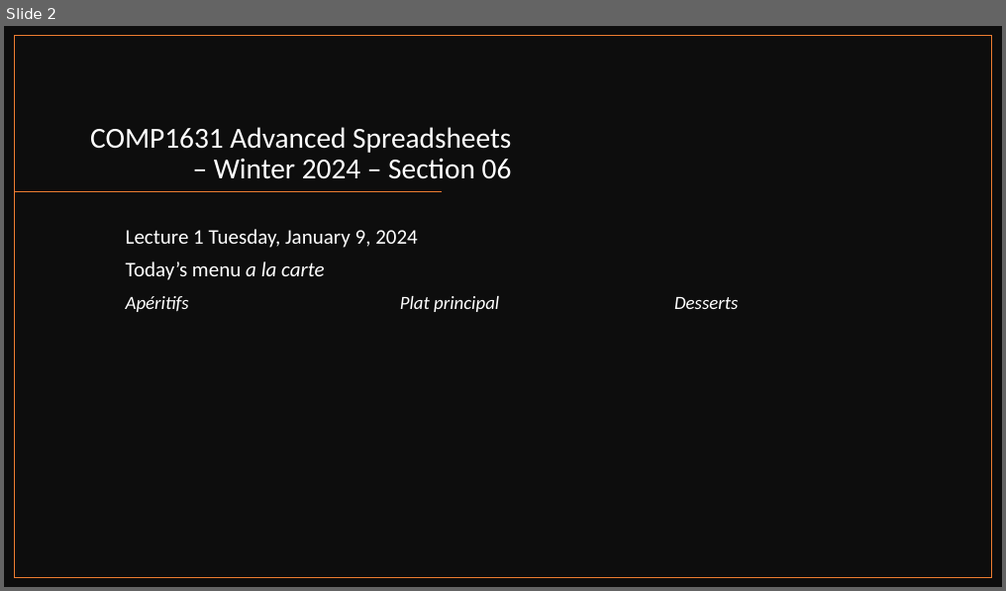
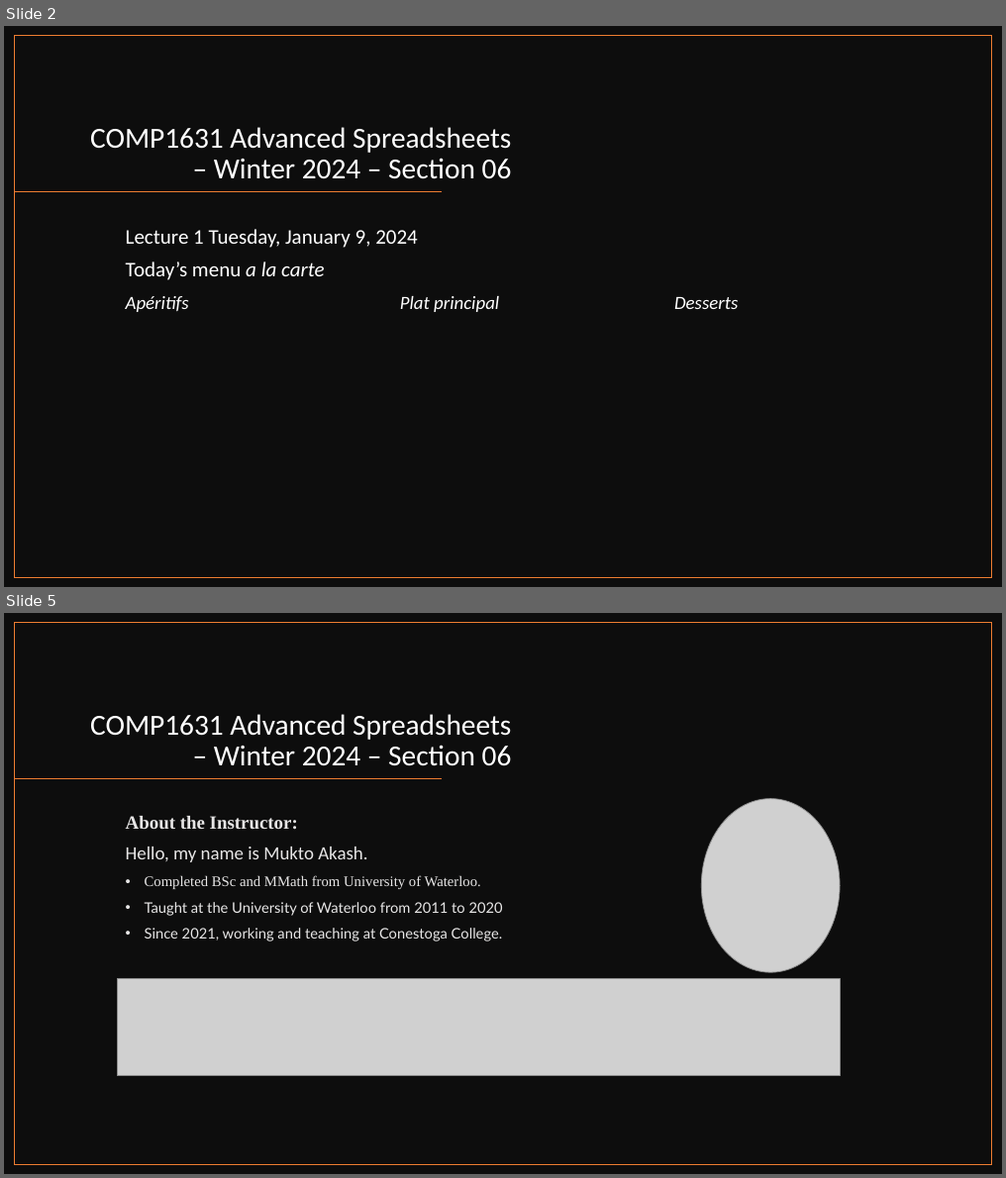
Before and after one commit to muktoakash/Teaching, a slide deck: COMP1631/Lecture_1.pptx. Shown one above the other, each under a label of ours: slide 2 before the commit, slides 2 and 5 after it; the slides between them are not shown. The pictures are 1006x591 and 1006x1178 pixels, drawn with LibreOffice and Linux fonts; fonts in the diff are those of the drawing; grey boxes stand for pictures. Boxes give left, top, right and bottom in pixels: in the first picture for what was removed or moved away, otherwise in the second. Text is boxed around its words. In the diff, an @@ line names an element or a change of style, - is before the commit and + after.

```diff
--- a/COMP1631/Lecture_1.pptx
+++ b/COMP1631/Lecture_1.pptx
@@ slide 5 added at <box>4,613,1002,1174</box>, background #FFFFFF @@
@@ rectangle added at <box>4,613,1002,1174</box>, fill #0D0D0D @@
@@ rectangle added at <box>15,623,992,1165</box>, outline #ED7D31 1 pt @@
@@ title added at <box>90,714,512,766</box>, 28 pt, text #FFFFFF @@
+COMP1631 Advanced Spreadsheets – Winter 2024 – Section 06
@@ line added from (442, 779) to (15, 779), #ED7D31 1 pt @@
@@ text added at <box>126,816,503,942</box>, 14 pt, text #E7E6E6 @@
+About the Instructor:
+Hello, my name is Mukto Akash.
+• Completed BSc and MMath from University of Waterloo.
+• Taught at the University of Waterloo from 2011 to 2020
+• Since 2021, working and teaching at Conestoga College.
@@ picture added at <box>702,799,841,972</box> @@
@@ picture added at <box>117,979,840,1075</box> @@
```
Also in this commit, not shown: 18 other slides added, 2 other files.
